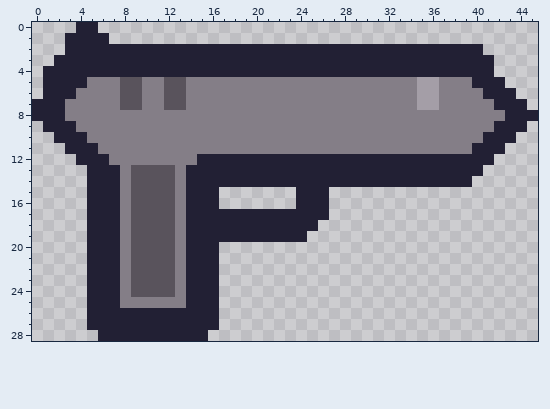
File history of a pixel-art sprite, public/static/gun.png. The picture above is the old version.
The file is 46x29 pixels.
Now the later version:
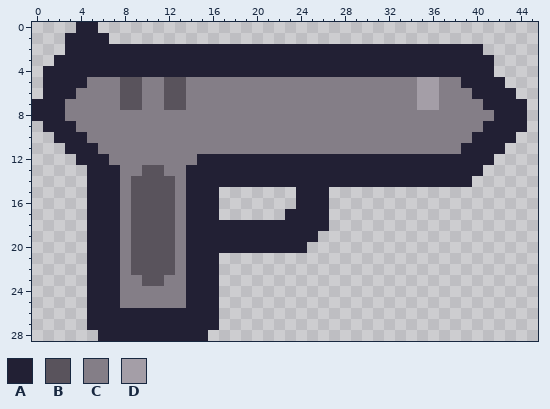
Palette (. is transparent): A #222034  B #59535c  C #847e87  D #a49ea7
Changes in this commit:
{"y":5,"x":39,"old":"C","new":"A"}
{"y":6,"x":40,"old":"C","new":"A"}
{"y":7,"x":41,"old":"C","new":"A"}
{"y":8,"x":42,"old":"C","new":"A"}
{"y":8,"x":45,"old":"A","new":"."}
{"y":9,"x":41,"old":"C","new":"A"}
{"y":10,"x":40,"old":"C","new":"A"}
{"y":11,"x":39,"old":"C","new":"A"}
{"y":13,"x":9,"old":"B","new":"C"}
{"y":13,"x":12,"old":"B","new":"C"}
{"y":17,"x":17,"old":"AAAAAA","new":"......"}
{"y":18,"x":26,"old":".","new":"A"}
{"y":19,"x":25,"old":".","new":"A"}
{"y":20,"x":17,"old":"........","new":"AAAAAAAA"}
{"y":23,"x":9,"old":"B","new":"C"}
{"y":23,"x":12,"old":"B","new":"C"}
{"y":24,"x":9,"old":"BBBB","new":"CCCC"}
{"label":"changed","picture_box":[461,77,538,154]}
{"label":"changed","picture_box":[131,165,329,297]}
